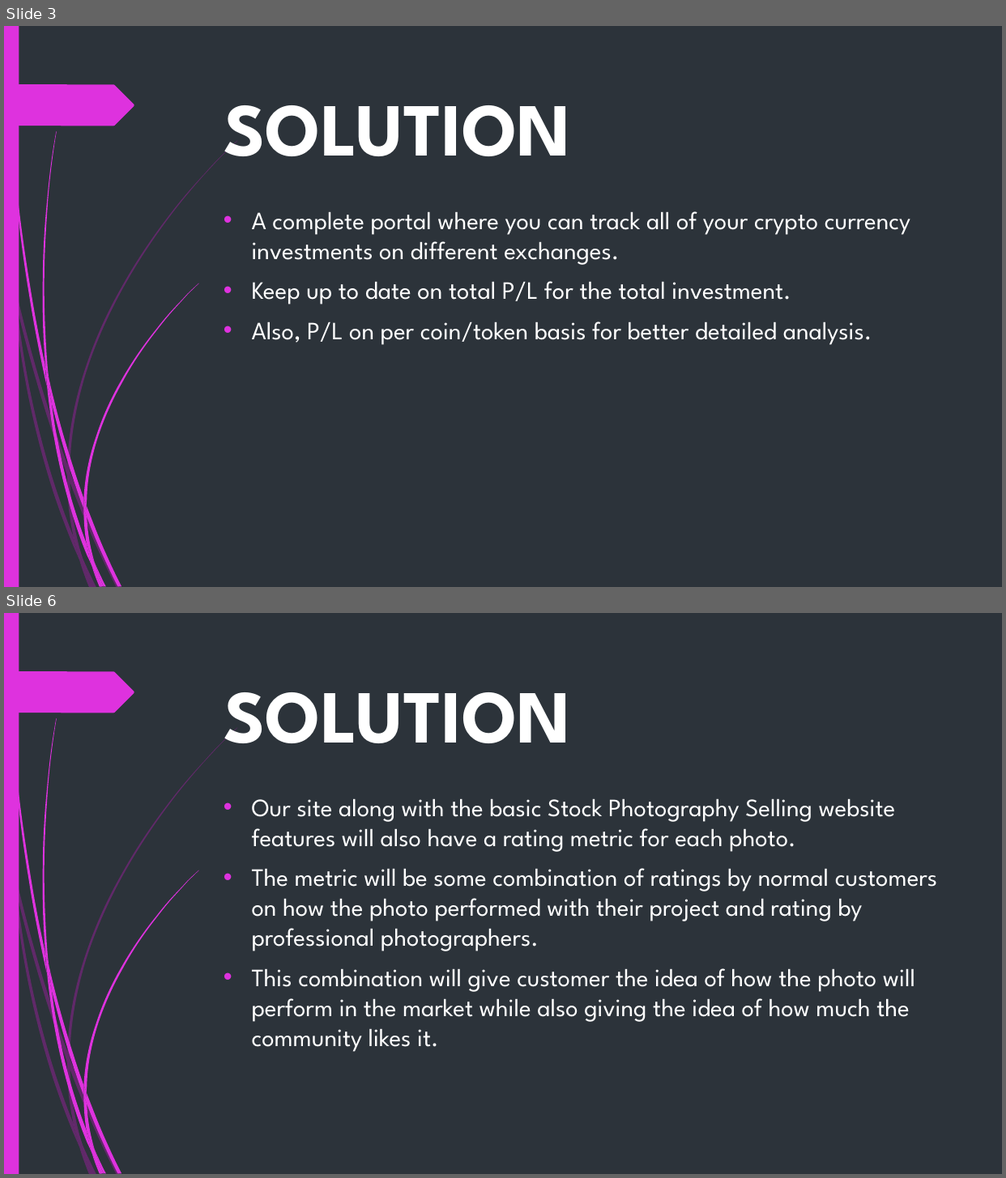
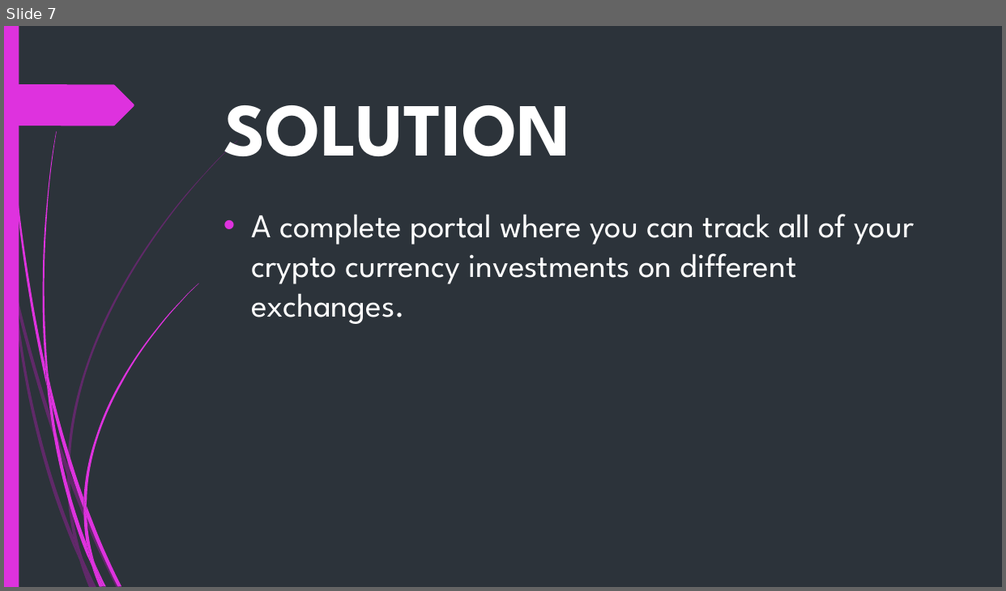
Before and after one commit to ur817/SPM, a slide deck: Presentations/Pitch.pptx. Shown one above the other, each under a label of ours: slides 3 and 6 before the commit, slide 7 after it; the slides between them are not shown. The pictures are 1006x1178 and 1006x591 pixels, drawn with LibreOffice and Linux fonts; fonts in the diff are those of the drawing. Boxes give left, top, right and bottom in pixels: in the first picture for what was removed or moved away, otherwise in the second. Text is boxed around its words. In the diff, an @@ line names an element or a change of style, - is before the commit and + after.

```diff
--- a/Presentations/Pitch.pptx
+++ b/Presentations/Pitch.pptx
@@ slide 6 removed at (x1=4, y1=613, x2=1002, y2=1174), background #2C333A; not listed: 24 template elements that a slide beside it also shows @@
@@ title removed at (x1=224, y1=692, x2=571, y2=743) @@
-SOLUTION
@@ text removed at (x1=252, y1=798, x2=937, y2=1052) @@
-• Our site along with the basic Stock Photography Selling website features will also have a rating metric for each photo.
-• The metric will be some combination of ratings by normal customers on how the photo performed with their project and rating by professional photographers.
-• This combination will give customer the idea of how the photo will perform in the market while also giving the idea of how much the community likes it.
@@ what was slide 3 is now slide 7 @@
@@ slide 7 changed as well @@
@@ text "A complete portal where you ..." at (x1=252, y1=214, x2=914, y2=324): size 24 to 32 pt @@
@@ text at (x1=252, y1=281, x2=872, y2=345): paragraphs removed @@
-• Keep up to date on total P/L for the total investment.
-• Also, P/L on per coin/token basis for better detailed analysis.
```
Also in this commit, not shown: 1 other slide changed, 7 slides added, 3 other slides removed.
